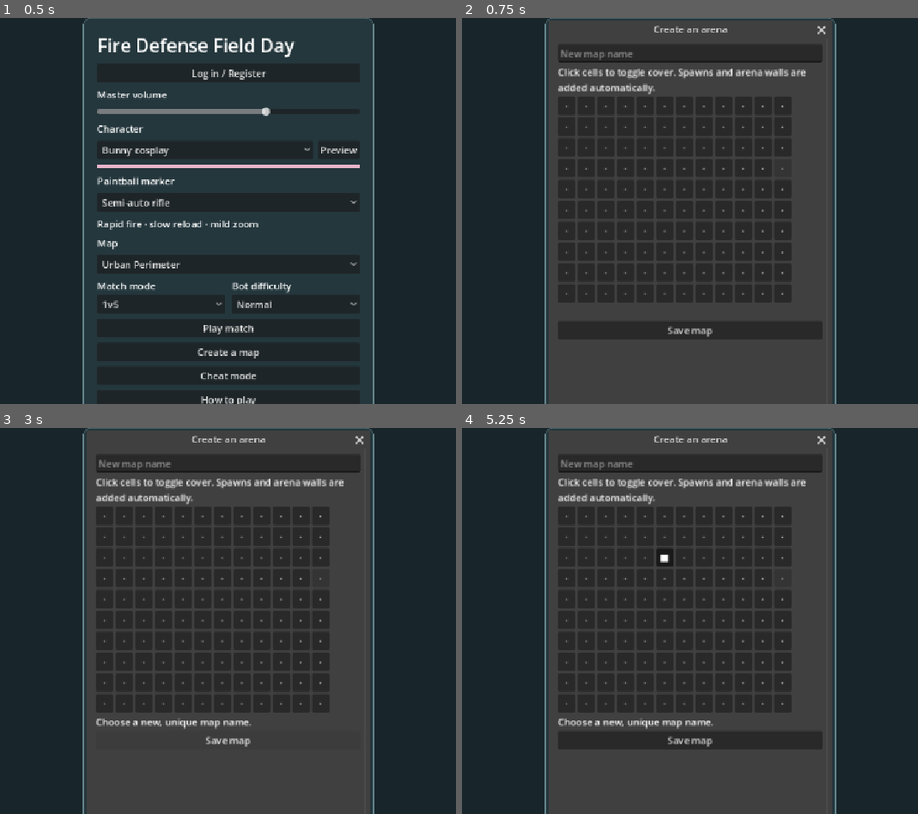
Above: before the commit, frames 1-4 (two rows, left to right).
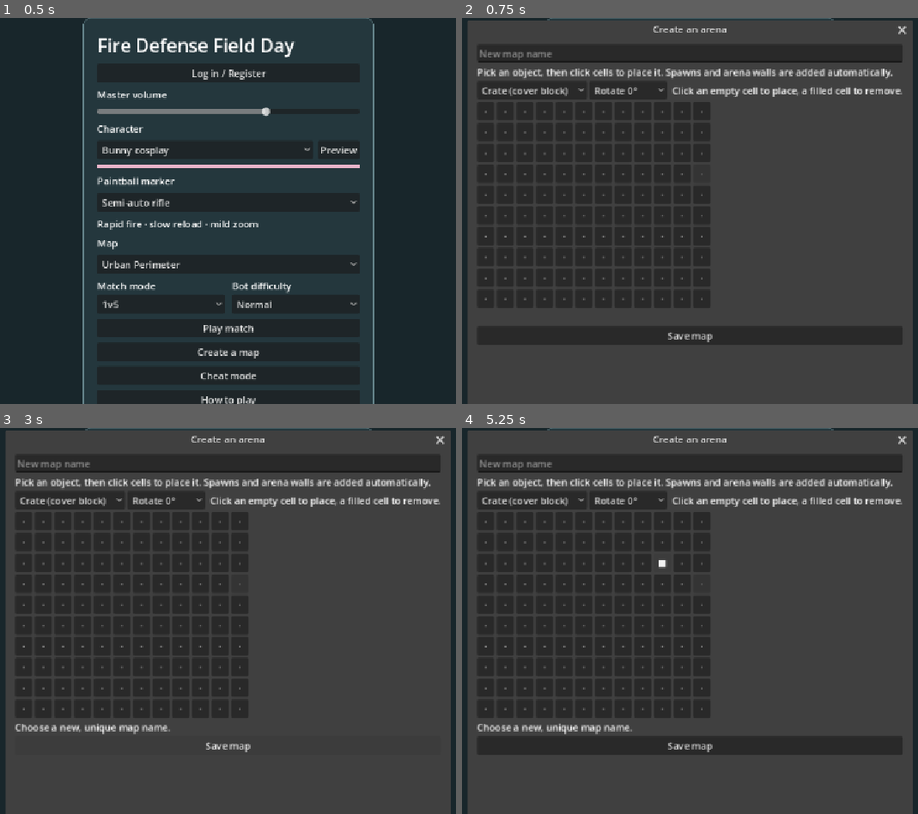
Above: after the commit, the same moments.

Repository: 302stang86/fdfd
Game: Godot game, scene res://menu.tscn
Two runs of this game, one before a commit and one after it. Both use one fixed random seed, a clock stepped at 60 frames per second and the inputs below.
Inputs:
- Up to frame 1 (0.5 s): no input
- Up to frame 2 (0.75 s): click "Create a map" at 0.5 s
- Up to frame 3 (3 s): click "Normal" at 1.25 s; click "Normal" at 2 s; click "Play match" at 2.75 s
- Up to frame 4 (5.25 s): click "Play match" at 3.5 s; click "Log in / Register" at 4.25 s; click "Bunny cosplay" at 5 s

Frame 1 is identical in both runs. In frame 2, 28% of the frame differs, in the area x 1-99%, y 0-100%; in frame 3, 30%; in frame 4, 29%.

Commit message:
Add files via upload

Diff:
--- a/arena.gd
+++ b/arena.gd
@@ -133,7 +133,7 @@
 			var x := coordinates[0].to_int()
 			var z := coordinates[1].to_int()
 			if absi(x) <= 20 and absi(z) <= 16:
-				box(Vector3(x, 0.65, z), Vector3(1.7, 1.3, 1.7), Color("#a17443"))
+				STREET_PROPS.new().place_cell(self, Vector2(x, z), custom_layout[cell])
 
 	var scenery := ARENA_SCENERY.new()
 	add_child(scenery)
--- a/menu.gd
+++ b/menu.gd
@@ -1,5 +1,6 @@
 extends Control
 
+const STREET_PROPS := preload("res://street_props.gd")
 const ARENA := preload("res://arena.tscn")
 const CHARACTER_PREVIEW := preload("res://character_preview.gd")
 const MAP_FILE := "user://arenas.json"
@@ -312,9 +313,25 @@
 	map_name.max_length = 40
 	form.add_child(map_name)
 	var instructions := Label.new()
-	instructions.text = "Click cells to toggle cover. Spawns and arena walls are added automatically."
+	instructions.text = "Pick an object, then click cells to place it. Spawns and arena walls are added automatically."
 	instructions.autowrap_mode = TextServer.AUTOWRAP_WORD_SMART
 	form.add_child(instructions)
+	var tools := HBoxContainer.new()
+	form.add_child(tools)
+	var palette := OptionButton.new()
+	for id in STREET_PROPS.catalog():
+		palette.add_item(STREET_PROPS.LABELS[id][0])
+		palette.set_item_metadata(palette.item_count - 1, id)
+	palette.tooltip_text = "Object placed when you click an empty cell"
+	tools.add_child(palette)
+	var turn := OptionButton.new()
+	for degrees in [0, 90, 180, 270]:
+		turn.add_item("Rotate %d°" % degrees)
+		turn.set_item_metadata(turn.item_count - 1, degrees)
+	tools.add_child(turn)
+	var hint := Label.new()
+	hint.text = " Click an empty cell to place, a filled cell to remove."
+	tools.add_child(hint)
 	grid = GridContainer.new()
 	grid.columns = 12
 	form.add_child(grid)
@@ -323,17 +340,21 @@
 			var tile := Button.new()
 			tile.text = "·"
 			tile.custom_minimum_size = Vector2(29, 23)
-			tile.toggle_mode = true
 			var cell := "%d,%d" % [(x * 3) - 16, (z * 3) - 13]
 			if cell == "17,-4":
 				tile.disabled = true
 				tile.tooltip_text = "Bot spawn"
-			tile.toggled.connect(func(enabled: bool):
-				if enabled:
-					drafting[cell] = true
+			tile.pressed.connect(func():
+				if drafting.has(cell):
+					drafting.erase(cell)
+					tile.text = "·"
+					tile.tooltip_text = ""
 				else:
-					drafting.erase(cell)
-				tile.text = "■" if enabled else "·"
+					var id: String = palette.get_selected_metadata()
+					var degrees: int = turn.get_selected_metadata()
+					drafting[cell] = "%s:%d" % [id, degrees]
+					tile.text = STREET_PROPS.LABELS[id][1]
+					tile.tooltip_text = STREET_PROPS.LABELS[id][0]
 			)
 			grid.add_child(tile)
 	editor_status = Label.new()
@@ -344,7 +365,7 @@
 	form.add_child(save)
 	map_name.text_submitted.connect(func(_value: String): save_map(dialog))
 	add_child(dialog)
-	dialog.popup_centered(Vector2i(460, 405))
+	dialog.popup_centered(Vector2i(560, 420))
 
 func save_map(dialog: AcceptDialog) -> void:
 	var title := map_name.text.strip_edges()
@@ -353,7 +374,7 @@
 		return
 	var layout := {}
 	for key in drafting:
-		layout[key] = true
+		layout[key] = drafting[key]
 	var updated := saved_maps.duplicate()
 	updated[title] = layout
 	var file := FileAccess.open(MAP_FILE, FileAccess.WRITE)
--- a/street_props.gd
+++ b/street_props.gd
@@ -8,6 +8,11 @@
 
 # name: [collision size, collides]
 const DIMS := {
+	"crate": [Vector3(1.7, 1.3, 1.7), true, ""], # the original plain cover block (drawn by arena.gd)
+	"car_wreck": [Vector3(1.7, 1.3, 3.3), true, "res://assets/models/car_wreck.glb"],
+	"rubble_heap": [Vector3(2.2, 0.9, 2.2), true, "res://assets/models/rubble_pile.glb"],
+	"wood_fence": [Vector3(0.3, 1.9, 6.0), true, "res://assets/models/wood_fence.glb"],
+	"chain_link_fence": [Vector3(0.3, 3.5, 6.0), true, "res://assets/models/chain_link_fence.glb"],
 	"brick_wall_low": [Vector3(0.4, 1.1, 4.0), true],
 	"concrete_wall_tall": [Vector3(0.4, 3.0, 4.0), true],
 	"jersey_barrier": [Vector3(0.6, 0.85, 2.5), true],
@@ -51,6 +56,21 @@
 	["transformer_box", -13.0, 21.0, 0], ["transformer_box", 11.5, 20.0, 0],
 ]
 
+# Names shown in the map editor, in palette order, with a short label for the grid button.
+const LABELS := {
+	"crate": ["Crate (cover block)", "■"], "brick_wall_low": ["Low brick wall", "BW"], "concrete_wall_tall": ["Tall concrete wall", "CW"],
+	"jersey_barrier": ["Jersey barrier", "JB"], "crowd_barricade": ["Crowd barricade", "CB"], "bollard": ["Bollard", "bo"],
+	"sedan": ["Sedan", "SD"], "pickup": ["Pickup truck", "PU"], "box_truck": ["Box truck", "BT"], "car_wreck": ["Car wreck", "CR"],
+	"dumpster": ["Dumpster", "DM"], "pallet_stack": ["Pallet stack", "PL"], "box_pile": ["Cardboard boxes", "BX"],
+	"traffic_cone": ["Traffic cone", "tc"], "barrel": ["Barrel", "BA"], "sawhorse": ["Sawhorse", "SH"], "hedge": ["Hedge", "HG"],
+	"planter": ["Planter", "PT"], "hydrant": ["Fire hydrant", "FH"], "trash_can": ["Trash can", "TC"], "bench": ["Bench", "BN"],
+	"transformer_box": ["Transformer box", "TF"], "rubble_heap": ["Rubble heap", "RB"], "wood_fence": ["Wood fence", "WF"],
+	"chain_link_fence": ["Chain-link fence", "CL"],
+}
+
+static func catalog() -> Array:
+	return LABELS.keys()
+
 var scenes := {}
 
 func build(arena: Node3D) -> void:
@@ -59,12 +79,14 @@
 
 func scene_for(name: String) -> PackedScene:
 	if not scenes.has(name):
-		scenes[name] = load(MODEL_DIR % name) as PackedScene
+		var info: Array = DIMS[name]
+		var path: String = info[2] if info.size() > 2 and info[2] != "" else MODEL_DIR % name
+		scenes[name] = load(path) as PackedScene
 	return scenes[name]
 
 func place(arena: Node3D, name: String, at: Vector2, yaw: float) -> void:
-	var scene := scene_for(name)
-	if scene == null:
+	var scene := scene_for(name) if name != "crate" else null
+	if scene == null and name != "crate":
 		return
 	var info: Array = DIMS[name]
 	var body := StaticBody3D.new()
@@ -78,5 +100,29 @@
 		collider.shape = shape
 		collider.position.y = size.y * 0.5
 		body.add_child(collider)
-	body.add_child(scene.instantiate())
+	if scene != null:
+		body.add_child(scene.instantiate())
+	else: # crate: the original plain block
+		var block := MeshInstance3D.new()
+		var mesh := BoxMesh.new()
+		mesh.size = info[0]
+		block.mesh = mesh
+		block.position.y = info[0].y * 0.5
+		var paint := StandardMaterial3D.new()
+		paint.albedo_color = Color("#a17443")
+		block.material_override = paint
+		body.add_child(block)
 	arena.add_child(body)
+
+# One editor cell: value is `true` (older saves: a crate) or "id" / "id:degrees".
+func place_cell(arena: Node3D, cell: Vector2, value) -> void:
+	var id := "crate"
+	var yaw := 0.0
+	if value is String:
+		var parts := (value as String).split(":")
+		id = parts[0]
+		if parts.size() > 1 and parts[1].is_valid_float():
+			yaw = deg_to_rad(parts[1].to_float())
+	if not DIMS.has(id):
+		id = "crate"
+	place(arena, id, cell, yaw)
